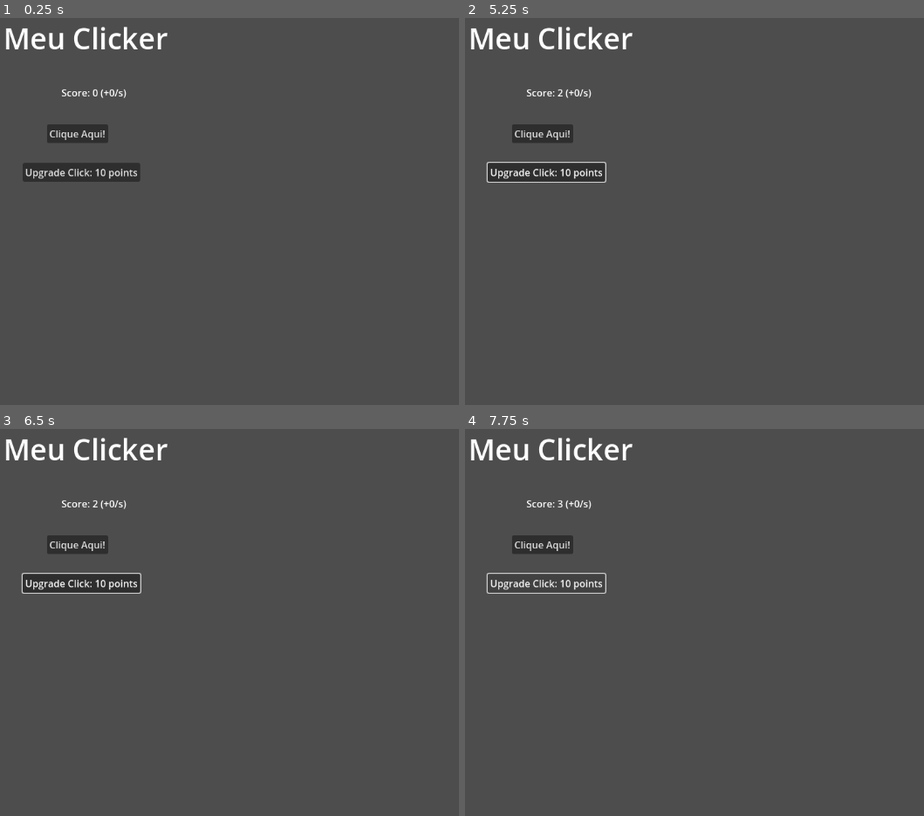
Above: before the commit, frames 1-4 (two rows, left to right).
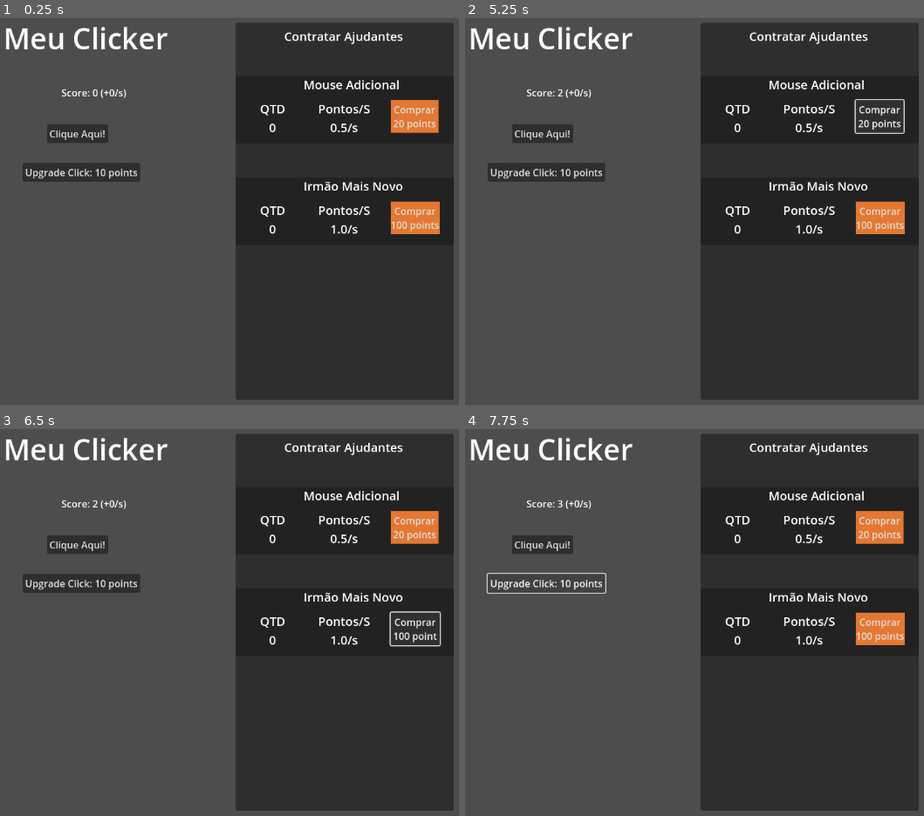
Above: after the commit, the same moments.

Repository: TarikPonciano/Tecnico-Jogos-Digitais-Sesc-1-Ano
Game: Godot game, scene res://clicker_game.tscn
Two runs of this game, one before a commit and one after it. Both use one fixed random seed, a clock stepped at 60 frames per second and the inputs below. The project has no main scene, so this scene is started directly.
Inputs (mouse positions are in pixels of both pictures, inside the frame that each line leads up to):
- Up to frame 1 (0.25 s): no input
- Up to frame 2 (5.25 s): click (878, 114) at 0.5 s, where only the run after the commit has a clickable "Comprar 20 points"; click (878, 219) at 1.25 s, where only the run after the commit has a clickable "Comprar 100 points"; click "Clique Aqui!" at 2 s; click "Upgrade Click: 10 points" at 2.75 s; click "Clique Aqui!" at 3.5 s; click "Upgrade Click: 10 points" at 4.25 s; click (878, 114) at 5 s, where only the run after the commit has a clickable "Comprar 20 points"
- Up to frame 3 (6.5 s): click (413, 630) at 5.75 s, where only the run after the commit has a clickable "Comprar 100 points"
- Up to frame 4 (7.75 s): click "Clique Aqui!" at 6.5 s; click "Upgrade Click: 10 points" at 7.25 s

The runs differ from the first frame. In frame 1, 46% of the frame differs, in the area x 51-99%, y 1-99%; in frame 2, 46%; in frame 3, 46%, in the area x 4-99%, y 1-99%; in frame 4, 46%.

Commit message:
Update clicker_game.tscn

Diff:
--- a/Turma 1º Manhã/Projetos Godot/clicker-manhã/clicker_game.tscn
+++ b/Turma 1º Manhã/Projetos Godot/clicker-manhã/clicker_game.tscn
@@ -127,18 +127,15 @@
 theme_override_font_sizes/font_size = 48
 text = "Meu Clicker"
 
-[node name="ScrollContainer" type="ScrollContainer" parent="."]
-offset_left = 904.0
-offset_top = 16.0
-offset_right = 1112.0
-offset_bottom = 648.0
-
-[node name="MenuAjudantes" type="Panel" parent="ScrollContainer"]
+[node name="MenuAjudantes" type="Panel" parent="."]
 clip_contents = true
-layout_mode = 2
+offset_left = 776.0
+offset_top = 8.0
+offset_right = 1136.0
+offset_bottom = 632.0
 theme = SubResource("Theme_2gcxp")
 
-[node name="TituloMenuAjudantes" type="Label" parent="ScrollContainer/MenuAjudantes"]
+[node name="TituloMenuAjudantes" type="Label" parent="MenuAjudantes"]
 layout_mode = 0
 offset_left = 80.0
 offset_top = 8.0
@@ -146,20 +143,20 @@
 offset_bottom = 37.0
 text = "Contratar Ajudantes"
 
-[node name="Ajudante1" type="Panel" parent="ScrollContainer/MenuAjudantes"]
+[node name="Ajudante1" type="Panel" parent="MenuAjudantes"]
 layout_mode = 0
 offset_top = 88.0
 offset_right = 360.0
 offset_bottom = 200.0
 
-[node name="TituloAjudante1" type="Label" parent="ScrollContainer/MenuAjudantes/Ajudante1"]
+[node name="TituloAjudante1" type="Label" parent="MenuAjudantes/Ajudante1"]
 layout_mode = 2
 offset_left = 112.0
 offset_right = 262.0
 offset_bottom = 29.0
 text = "Mouse Adicional"
 
-[node name="QuantidadeAjudante1" type="Label" parent="ScrollContainer/MenuAjudantes/Ajudante1"]
+[node name="QuantidadeAjudante1" type="Label" parent="MenuAjudantes/Ajudante1"]
 layout_mode = 0
 offset_left = 40.0
 offset_top = 40.0
@@ -170,7 +167,7 @@
 horizontal_alignment = 1
 vertical_alignment = 1
 
-[node name="PontosAjudante1" type="Label" parent="ScrollContainer/MenuAjudantes/Ajudante1"]
+[node name="PontosAjudante1" type="Label" parent="MenuAjudantes/Ajudante1"]
 layout_mode = 0
 offset_left = 136.0
 offset_top = 40.0
@@ -181,7 +178,7 @@
 horizontal_alignment = 1
 vertical_alignment = 1
 
-[node name="ComprarAjudante1" type="Button" parent="ScrollContainer/MenuAjudantes/Ajudante1"]
+[node name="ComprarAjudante1" type="Button" parent="MenuAjudantes/Ajudante1"]
 offset_left = 256.0
 offset_top = 40.0
 offset_right = 335.0
@@ -189,19 +186,19 @@
 text = "Comprar
 20 points"
 
-[node name="Ajudante2" type="Panel" parent="ScrollContainer/MenuAjudantes"]
-offset_top = 600.0
+[node name="Ajudante2" type="Panel" parent="MenuAjudantes"]
+offset_top = 256.0
 offset_right = 360.0
-offset_bottom = 712.0
-
-[node name="TituloAjudante2" type="Label" parent="ScrollContainer/MenuAjudantes/Ajudante2"]
+offset_bottom = 368.0
+
+[node name="TituloAjudante2" type="Label" parent="MenuAjudantes/Ajudante2"]
 layout_mode = 2
 offset_left = 112.0
 offset_right = 271.0
 offset_bottom = 29.0
 text = "Irmão Mais Novo"
 
-[node name="QuantidadeAjudante2" type="Label" parent="ScrollContainer/MenuAjudantes/Ajudante2"]
+[node name="QuantidadeAjudante2" type="Label" parent="MenuAjudantes/Ajudante2"]
 layout_mode = 0
 offset_left = 40.0
 offset_top = 40.0
@@ -212,7 +209,7 @@
 horizontal_alignment = 1
 vertical_alignment = 1
 
-[node name="PontosAjudante2" type="Label" parent="ScrollContainer/MenuAjudantes/Ajudante2"]
+[node name="PontosAjudante2" type="Label" parent="MenuAjudantes/Ajudante2"]
 layout_mode = 0
 offset_left = 136.0
 offset_top = 40.0
@@ -223,7 +220,7 @@
 horizontal_alignment = 1
 vertical_alignment = 1
 
-[node name="ComprarAjudante2" type="Button" parent="ScrollContainer/MenuAjudantes/Ajudante2"]
+[node name="ComprarAjudante2" type="Button" parent="MenuAjudantes/Ajudante2"]
 offset_left = 256.0
 offset_top = 40.0
 offset_right = 335.0
@@ -236,6 +233,6 @@
 
 [connection signal="pressed" from="BotaoClicar" to="." method="_on_botao_clicar_pressed"]
 [connection signal="pressed" from="BotaoUpgradeClick" to="." method="_on_botao_upgrade_click_pressed"]
-[connection signal="pressed" from="ScrollContainer/MenuAjudantes/Ajudante1/ComprarAjudante1" to="." method="_on_comprar_ajudante_1_pressed"]
-[connection signal="pressed" from="ScrollContainer/MenuAjudantes/Ajudante2/ComprarAjudante2" to="." method="_on_comprar_ajudante_2_pressed"]
+[connection signal="pressed" from="MenuAjudantes/Ajudante1/ComprarAjudante1" to="." method="_on_comprar_ajudante_1_pressed"]
+[connection signal="pressed" from="MenuAjudantes/Ajudante2/ComprarAjudante2" to="." method="_on_comprar_ajudante_2_pressed"]
 [connection signal="timeout" from="Timer" to="." method="_on_timer_timeout"]
